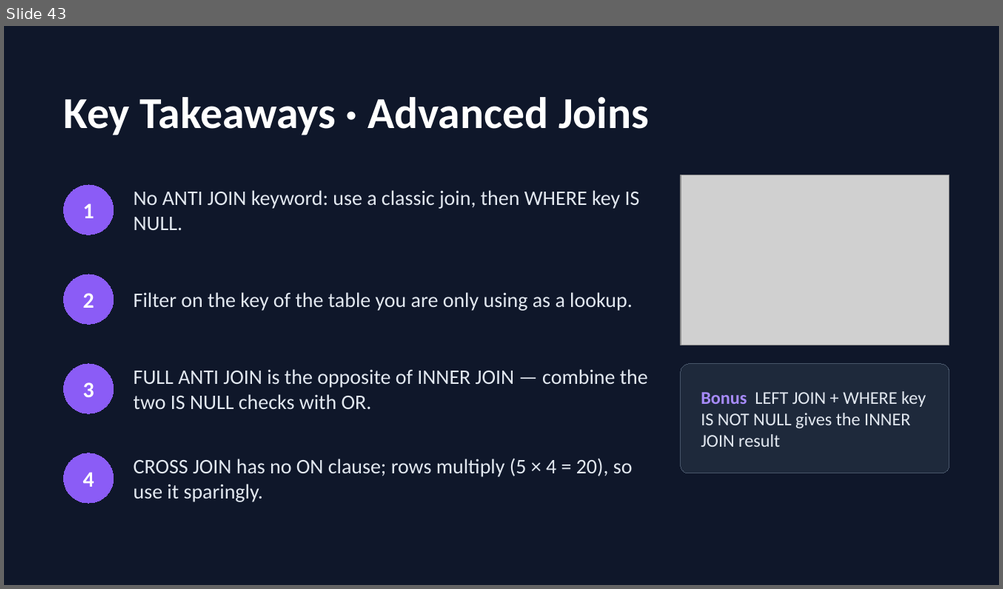
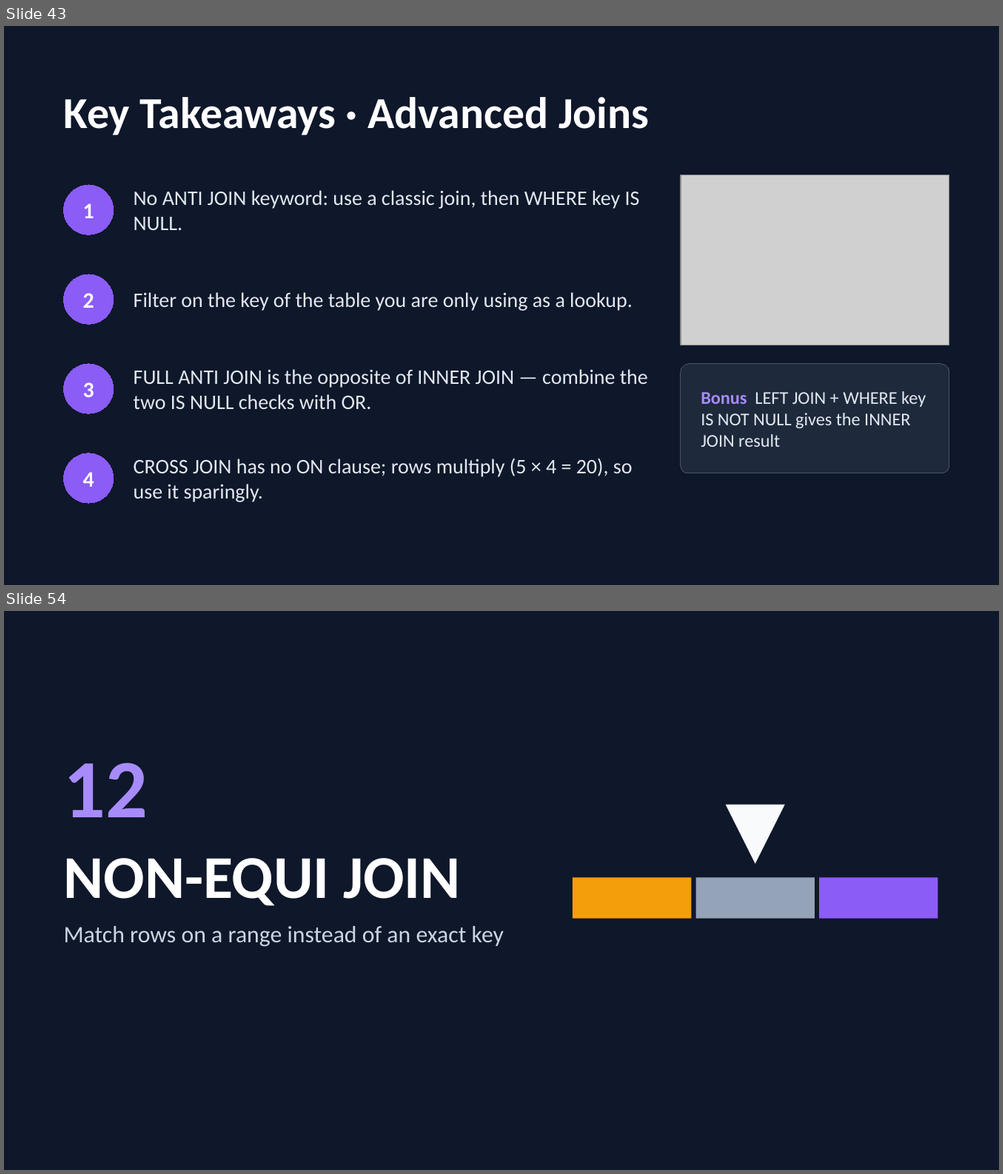
Before and after one commit to GreenwaysTechnology/icicibank_data_sql_reds_kafka, a slide deck: Module_03_Advanced_SQL_Queries/SQL_Joins_Basics.pptx. Shown one above the other, each under a label of ours: slide 43 before the commit, slides 43 and 54 after it; the slides between them are not shown. The pictures are 1003x589 and 1003x1174 pixels, drawn with LibreOffice and Linux fonts; fonts in the diff are those of the drawing; grey boxes stand for pictures. Boxes give left, top, right and bottom in pixels: in the first picture for what was removed or moved away, otherwise in the second. Text is boxed around its words. In the diff, an @@ line names an element or a change of style, - is before the commit and + after.

```diff
--- a/Module_03_Advanced_SQL_Queries/SQL_Joins_Basics.pptx
+++ b/Module_03_Advanced_SQL_Queries/SQL_Joins_Basics.pptx
@@ slide 54 added at (4,611,999,1170), background #0F172A @@
@@ text added at (64,763,148,817), 60 pt, text #A78BFA, bold @@
+12
@@ flow chart merge added at (725,805,785,865), fill #F8FAFC @@
@@ text added at (64,858,461,906), 44 pt, text #FFFFFF, bold @@
+NON-EQUI JOIN
@@ rectangle added at (572,877,690,918), fill #F59E0B @@
@@ rectangle added at (695,877,814,918), fill #94A3B8 @@
@@ rectangle added at (819,877,937,918), fill #8B5CF6 @@
@@ text added at (64,926,504,947), 17 pt, text #CBD5E1 @@
+Match rows on a range instead of an exact key
```
Also in this commit, not shown: 5 slides changed, 33 other slides added.
